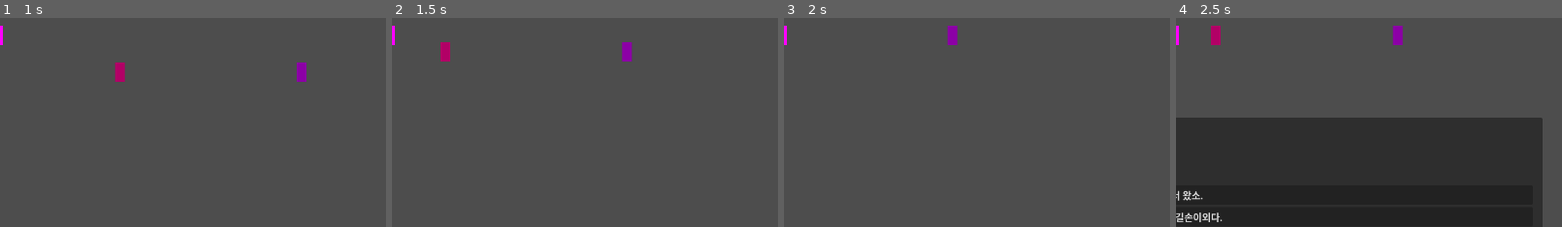
Above: before the commit, frames 1-4 (left to right).
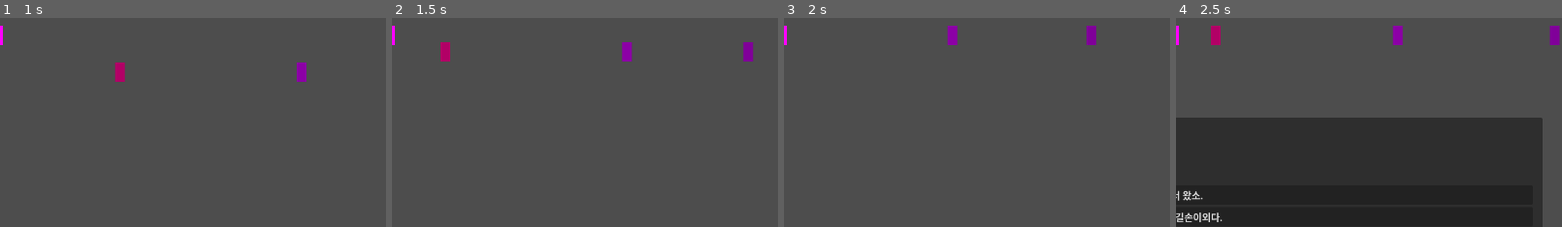
Above: after the commit, the same moments.

Repository: ksjmgrkks/joseon-rpg
Game: Godot game, scene res://scenes/levels/TestLevel.tscn
Two runs of this game, one before a commit and one after it. Both use one fixed random seed, a clock stepped at 60 frames per second and the inputs below. The project has no main scene, so this scene is started directly.
Inputs:
- Up to frame 1 (1 s): hold D (move_right) from 0.53 s (still down); tap J (attack) at 0.6 s; tap Space (jump) at 0.77 s
- Up to frame 2 (1.5 s): keep holding D (move_right); tap J (attack) at 1.35 s
- Up to frame 3 (2 s): keep holding D (move_right); tap Space (jump) at 1.52 s
- Up to frame 4 (2.5 s): release D (move_right) at 2.03 s; hold A (move_left) from 2.03 s (still down); hold E (interact) from 2.03 s (still down); tap J (attack) at 2.3 s
The pictures show only the part of the screen within x 50-100%, y 47-97%; the shares and areas given below are measured in that part.

Frame 1 is identical in both runs. In frame 2, 0.2% of the frame differs, in the area x 90-94%, y 11-21%; in frame 3, 0.2%; in frame 4, 0.3%, in the area x 96-100%, y 3-13%.

Commit message:
feat(phase-2): 적 AI 상태머신 + Patroller 적(Idle/Patrol/Chase 전환)
scripts/ai/ai_state.gd — AIState 베이스(class_name). enter/exit/process_physics/process_frame override. process_*가 빈 문자열 반환 → 상태 유지, 다른 문자열 → 그 상태로 전환.

scripts/ai/state_machine.gd — StateMachine(class_name). 자식 AIState 노드를 이름으로 관리, initial_state export.

상태 3종 (scripts/ai/states/):
- idle_state.gd — 멈춰서 시야 검사. 시야면 Chase, 1.5초 지나면 Patrol.
- patrol_state.gd — 시작점 ±80px 왕복(60 px/s). 시야면 Chase, 4초 지나면 Idle.
- chase_state.gd — 플레이어 방향 추격(140 px/s). 280px 이상 멀어지면 Idle.

Patroller 적(scenes/enemies/Patroller.tscn + scripts/enemies/patroller.gd):
- CharacterBody2D + 보라기 placeholder + Hurtbox + HealthComponent(max_hp 60) + StateMachine 자식
- get_player()/can_see_player() 노출(상태들이 호출)
- detect_range 160px

TestLevel.tscn — Patroller 인스턴스 x=1000 추가.

상태 자체엔 시각 검증 필요(이동 패턴은 눈으로 봐야 자연스러움) — 헤드리스 테스트는 다음 커밋에서 별도 검증 가능 부분만.

Co-Authored-By: Claude Opus 4.7 (1M context) <noreply@anthropic.com>

Diff:
--- /dev/null
+++ b/scenes/enemies/Patroller.tscn
@@ -0,0 +1,58 @@
+[gd_scene load_steps=10 format=3]
+
+[ext_resource type="Script" path="res://scripts/enemies/patroller.gd" id="1_p"]
+[ext_resource type="Script" path="res://scripts/combat/hurtbox.gd" id="2_hurt"]
+[ext_resource type="Script" path="res://scripts/combat/health_component.gd" id="3_health"]
+[ext_resource type="Script" path="res://scripts/ai/state_machine.gd" id="4_sm"]
+[ext_resource type="Script" path="res://scripts/ai/states/idle_state.gd" id="5_idle"]
+[ext_resource type="Script" path="res://scripts/ai/states/patrol_state.gd" id="6_patrol"]
+[ext_resource type="Script" path="res://scripts/ai/states/chase_state.gd" id="7_chase"]
+
+[sub_resource type="RectangleShape2D" id="RectangleShape2D_body"]
+size = Vector2(16, 32)
+
+[sub_resource type="RectangleShape2D" id="RectangleShape2D_hurt"]
+size = Vector2(18, 34)
+
+[sub_resource type="PlaceholderTexture2D" id="PlaceholderTexture2D_p"]
+size = Vector2(16, 32)
+
+[node name="Patroller" type="CharacterBody2D"]
+script = ExtResource("1_p")
+
+[node name="Sprite2D" type="Sprite2D" parent="."]
+modulate = Color(0.5, 0.4, 0.6, 1)
+texture = SubResource("PlaceholderTexture2D_p")
+
+[node name="CollisionShape2D" type="CollisionShape2D" parent="."]
+shape = SubResource("RectangleShape2D_body")
+
+[node name="Hurtbox" type="Area2D" parent="."]
+script = ExtResource("2_hurt")
+
+[node name="HurtboxShape" type="CollisionShape2D" parent="Hurtbox"]
+shape = SubResource("RectangleShape2D_hurt")
+
+[node name="HealthComponent" type="Node" parent="."]
+script = ExtResource("3_health")
+max_hp = 60.0
+hurtbox_path = NodePath("../Hurtbox")
+
+[node name="StateMachine" type="Node" parent="."]
+script = ExtResource("4_sm")
+initial_state = NodePath("Idle")
+
+[node name="Idle" type="Node" parent="StateMachine"]
+script = ExtResource("5_idle")
+idle_duration = 1.5
+
+[node name="Patrol" type="Node" parent="StateMachine"]
+script = ExtResource("6_patrol")
+patrol_speed = 60.0
+patrol_range = 80.0
+patrol_duration = 4.0
+
+[node name="Chase" type="Node" parent="StateMachine"]
+script = ExtResource("7_chase")
+chase_speed = 140.0
+lose_distance = 280.0
--- a/scenes/levels/TestLevel.tscn
+++ b/scenes/levels/TestLevel.tscn
@@ -1,10 +1,11 @@
-[gd_scene load_steps=7 format=3]
+[gd_scene load_steps=8 format=3]
 
 [ext_resource type="PackedScene" path="res://scenes/player/Player.tscn" id="1_player"]
 [ext_resource type="PackedScene" path="res://scenes/npc/Npc.tscn" id="2_npc"]
 [ext_resource type="PackedScene" path="res://scenes/enemies/Dummy.tscn" id="3_dummy"]
 [ext_resource type="PackedScene" path="res://scenes/ui/MobileControls.tscn" id="4_mobile"]
 [ext_resource type="PackedScene" path="res://scenes/ui/PlayerHud.tscn" id="5_hud"]
+[ext_resource type="PackedScene" path="res://scenes/enemies/Patroller.tscn" id="6_patroller"]
 
 [sub_resource type="RectangleShape2D" id="RectangleShape2D_ground"]
 size = Vector2(1280, 32)
@@ -28,6 +29,9 @@
 [node name="Dummy" parent="." instance=ExtResource("3_dummy")]
 position = Vector2(800, 668)
 
+[node name="Patroller" parent="." instance=ExtResource("6_patroller")]
+position = Vector2(1000, 668)
+
 [node name="MobileControls" parent="." instance=ExtResource("4_mobile")]
 
 [node name="PlayerHud" parent="." instance=ExtResource("5_hud")]
--- /dev/null
+++ b/scripts/ai/ai_state.gd
@@ -0,0 +1,18 @@
+extends Node
+class_name AIState
+##
+## AI 상태 베이스. enter/exit/process_* 를 override.
+## process_*가 빈 문자열 "" 을 반환하면 현재 상태 유지, 다른 문자열은 전환할 상태 이름.
+##
+
+func enter(_actor: Node) -> void:
+    pass
+
+func exit(_actor: Node) -> void:
+    pass
+
+func process_physics(_actor: Node, _delta: float) -> String:
+    return ""
+
+func process_frame(_actor: Node, _delta: float) -> String:
+    return ""
--- /dev/null
+++ b/scripts/ai/state_machine.gd
@@ -0,0 +1,59 @@
+extends Node
+class_name StateMachine
+##
+## AI 상태머신 — 자식으로 추가된 AIState 노드들을 이름으로 관리.
+## actor 는 보통 부모(CharacterBody2D 등). owner_path 로 명시 가능.
+##
+
+@export var initial_state: NodePath
+@export var actor_path: NodePath
+
+var current: AIState = null
+var states: Dictionary = {}
+var _actor: Node = null
+
+
+func _ready() -> void:
+    _actor = get_node_or_null(actor_path) if actor_path != NodePath("") else get_parent()
+    for child in get_children():
+        if child is AIState:
+            states[child.name] = child
+    var first: AIState = null
+    if initial_state != NodePath(""):
+        first = get_node_or_null(initial_state) as AIState
+    if first == null and states.size() > 0:
+        first = states.values()[0]
+    if first:
+        _switch_to(first)
+
+
+func transition_to(state_name: String) -> void:
+    if not states.has(state_name):
+        push_warning("[StateMachine] unknown state: %s" % state_name)
+        return
+    _switch_to(states[state_name])
+
+
+func _switch_to(s: AIState) -> void:
+    if current == s:
+        return
+    if current:
+        current.exit(_actor)
+    current = s
+    current.enter(_actor)
+
+
+func _physics_process(delta: float) -> void:
+    if current == null:
+        return
+    var next := current.process_physics(_actor, delta)
+    if next != "":
+        transition_to(next)
+
+
+func _process(delta: float) -> void:
+    if current == null:
+        return
+    var next := current.process_frame(_actor, delta)
+    if next != "":
+        transition_to(next)
--- /dev/null
+++ b/scripts/ai/states/chase_state.gd
@@ -0,0 +1,31 @@
+extends AIState
+##
+## Chase — 플레이어 쪽으로 이동. 시야 잃거나 너무 멀면 Idle.
+##
+
+@export var chase_speed: float = 140.0
+@export var lose_distance: float = 280.0
+
+const GRAVITY: float = 980.0
+
+
+func process_physics(actor: Node, delta: float) -> String:
+    if not (actor is CharacterBody2D):
+        return "Idle"
+    if not actor.has_method("get_player"):
+        return "Idle"
+    var player = actor.get_player()
+    if player == null or not (player is Node2D):
+        return "Idle"
+
+    var body := actor as CharacterBody2D
+    var dir := signf((player as Node2D).global_position.x - body.global_position.x)
+    body.velocity.x = chase_speed * dir
+    if not body.is_on_floor():
+        body.velocity.y += GRAVITY * delta
+    body.move_and_slide()
+
+    var distance := body.global_position.distance_to((player as Node2D).global_position)
+    if distance > lose_distance:
+        return "Idle"
+    return ""
--- /dev/null
+++ b/scripts/ai/states/idle_state.gd
@@ -0,0 +1,30 @@
+extends AIState
+##
+## Idle — 잠시 멈춤. 시야 안에 플레이어면 Chase, 시간 지나면 Patrol.
+##
+
+@export var idle_duration: float = 1.5
+
+const GRAVITY: float = 980.0
+
+var _elapsed: float = 0.0
+
+
+func enter(_actor: Node) -> void:
+    _elapsed = 0.0
+
+
+func process_physics(actor: Node, delta: float) -> String:
+    if actor is CharacterBody2D:
+        var body := actor as CharacterBody2D
+        body.velocity.x = 0.0
+        if not body.is_on_floor():
+            body.velocity.y += GRAVITY * delta
+        body.move_and_slide()
+
+    _elapsed += delta
+    if actor.has_method("can_see_player") and actor.can_see_player():
+        return "Chase"
+    if _elapsed >= idle_duration:
+        return "Patrol"
+    return ""
--- /dev/null
+++ b/scripts/ai/states/patrol_state.gd
@@ -0,0 +1,41 @@
+extends AIState
+##
+## Patrol — 시작 위치 기준 좌우 왕복. 시야 안에 플레이어면 Chase. 일정 시간 지나면 Idle.
+##
+
+@export var patrol_speed: float = 60.0
+@export var patrol_range: float = 80.0
+@export var patrol_duration: float = 4.0
+
+const GRAVITY: float = 980.0
+
+var _origin_x: float = 0.0
+var _dir: float = 1.0
+var _elapsed: float = 0.0
+
+
+func enter(actor: Node) -> void:
+    if actor is Node2D:
+        _origin_x = (actor as Node2D).global_position.x
+    _dir = 1.0 if randf() > 0.5 else -1.0
+    _elapsed = 0.0
+
+
+func process_physics(actor: Node, delta: float) -> String:
+    if actor is CharacterBody2D:
+        var body := actor as CharacterBody2D
+        body.velocity.x = patrol_speed * _dir
+        if not body.is_on_floor():
+            body.velocity.y += GRAVITY * delta
+        body.move_and_slide()
+        # 범위 밖이면 방향 반전
+        var offset := body.global_position.x - _origin_x
+        if absf(offset) > patrol_range:
+            _dir = -signf(offset)
+
+    _elapsed += delta
+    if actor.has_method("can_see_player") and actor.can_see_player():
+        return "Chase"
+    if _elapsed >= patrol_duration:
+        return "Idle"
+    return ""
--- /dev/null
+++ b/scripts/enemies/patroller.gd
@@ -0,0 +1,48 @@
+extends CharacterBody2D
+##
+## Patroller 적 — StateMachine(Idle/Patrol/Chase) 으로 움직임.
+## get_player()/can_see_player() 를 노출해 AI 상태가 참고.
+##
+
+@export var detect_range: float = 160.0
+
+@onready var sprite: Sprite2D = $Sprite2D
+@onready var hurtbox: Hurtbox = $Hurtbox
+@onready var health: HealthComponent = $HealthComponent
+
+
+func _ready() -> void:
+    add_to_group("enemy")
+    hurtbox.hurt.connect(_on_hurt)
+    health.hp_changed.connect(_on_hp_changed)
+    health.died.connect(_on_died)
+
+
+func get_player() -> Node:
+    return get_tree().get_first_node_in_group("player")
+
+
+func can_see_player() -> bool:
+    var p := get_player()
+    if p == null or not (p is Node2D):
+        return false
+    return global_position.distance_to((p as Node2D).global_position) < detect_range
+
+
+func _on_hurt(_damage: float, knockback: float, _attacker: Node) -> void:
+    velocity.x = knockback
+    velocity.y = -160.0
+    if sprite:
+        sprite.modulate = Color(1, 0.5, 0.5, 1)
+        await get_tree().create_timer(0.08).timeout
+        if is_instance_valid(sprite):
+            sprite.modulate = Color(0.5, 0.4, 0.6, 1)
+
+
+func _on_hp_changed(hp: float, max_hp: float) -> void:
+    print("[Patroller] HP %.0f / %.0f" % [hp, max_hp])
+
+
+func _on_died() -> void:
+    print("[Patroller] died")
+    queue_free()
